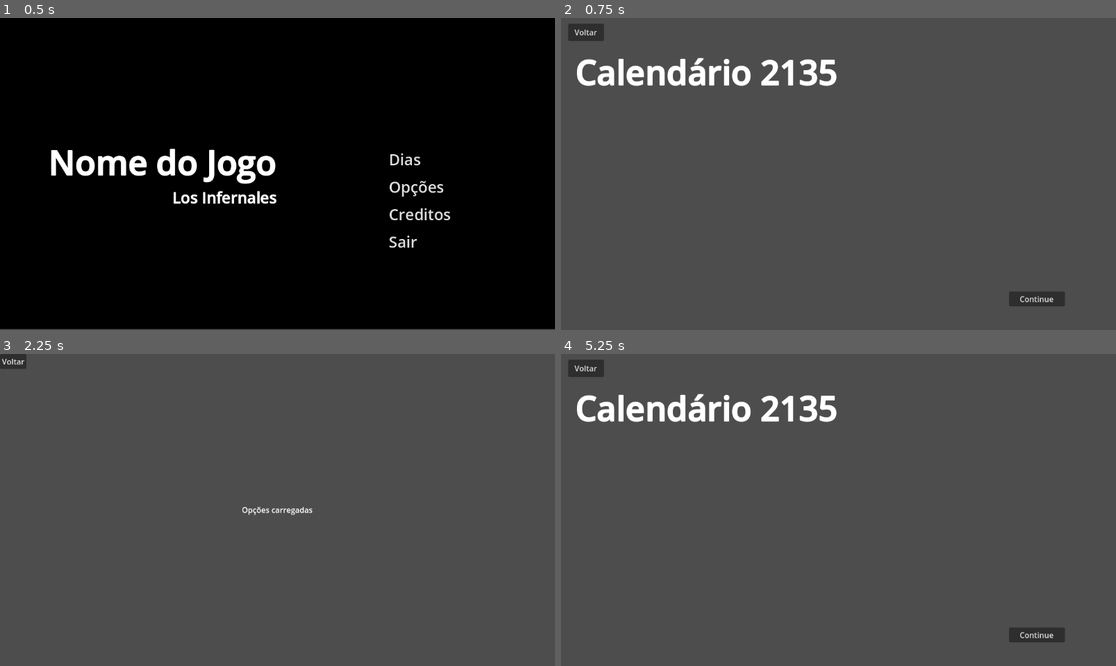
Above: before the commit, frames 1-4 (two rows, left to right).
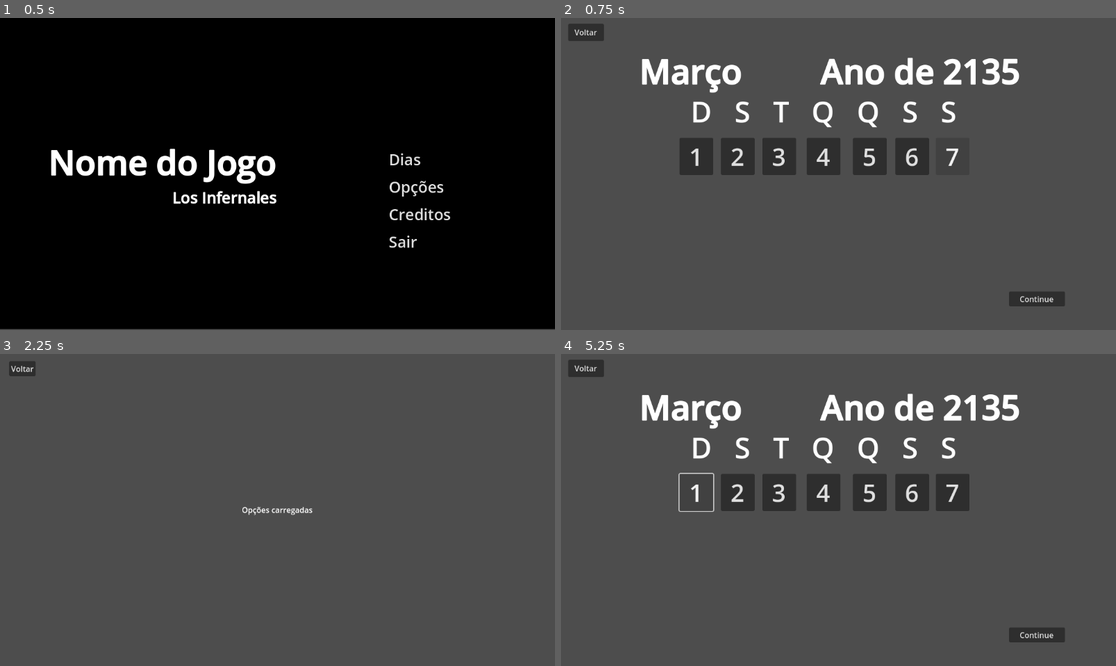
Above: after the commit, the same moments.

Repository: VitorTeixr/Projeto2
Game: Godot game, scene res://Interface/mainmenu.tscn
Same seed, same stepped clock (60 frames per second), same inputs: the game is played once before the commit and once after it. Video files are missing from this copy of the repository; at most half a second of black plays in their place.
Inputs (mouse positions are in pixels of both pictures, inside the frame that each line leads up to):
- Up to frame 1 (0.5 s): no input
- Up to frame 2 (0.75 s): click "Dias" at 0.5 s
- Up to frame 3 (2.25 s): click "Voltar" at 1.25 s; click "Opções" at 2 s
- Up to frame 4 (5.25 s): click "Voltar" at 2.75 s; click "Creditos" at 3.5 s; click "Dias" at 4.25 s; click (694, 491) at 5 s, where only the run after the commit has a clickable "1"

Frame 1 is identical in both runs. In frame 2, 8.4% of the frame differs, in the area x 2-83%, y 12-51%; in frame 3, 0.3%; in frame 4, 8.4%.

Commit message:
Calendario

Diff:
--- /dev/null
+++ b/Interface/control.tscn
@@ -0,0 +1,32 @@
+[gd_scene load_steps=2 format=3 uid="uid://vjinf60a0dx8"]
+
+[ext_resource type="Script" path="res://scripts/NotePad.gd" id="1_d5ksw"]
+
+[node name="Control" type="Control"]
+layout_mode = 3
+anchors_preset = 0
+offset_right = 40.0
+offset_bottom = 40.0
+script = ExtResource("1_d5ksw")
+
+[node name="TextEditor" type="TextEdit" parent="."]
+layout_mode = 0
+offset_right = 8.0
+offset_bottom = 8.0
+
+[node name="Save button" type="Button" parent="."]
+layout_mode = 0
+offset_left = 352.0
+offset_top = 186.0
+offset_right = 408.0
+offset_bottom = 217.0
+text = "Salvar
+"
+
+[node name="LoadButton" type="Button" parent="."]
+layout_mode = 0
+offset_left = 444.0
+offset_top = 185.0
+offset_right = 520.0
+offset_bottom = 216.0
+text = "Carregar"
--- a/Options.tscn
+++ b/Options.tscn
@@ -13,6 +13,8 @@
 vertical_alignment = 1
 
 [node name="voltar" type="Button" parent="." groups=["button"]]
-offset_right = 8.0
-offset_bottom = 8.0
+offset_left = 19.0
+offset_top = 15.0
+offset_right = 74.0
+offset_bottom = 46.0
 text = "Voltar"
--- a/level.tscn
+++ b/level.tscn
@@ -6,17 +6,36 @@
 font_size = 70
 outline_size = 5
 
+[sub_resource type="LabelSettings" id="LabelSettings_ib536"]
+font_size = 60
+
 [node name="Level" type="Node2D"]
 script = ExtResource("1_7tmkl")
 
-[node name="text" type="Label" parent="."]
+[node name="Calendario" type="Label" parent="."]
 custom_minimum_size = Vector2(2.945, 0.625)
-offset_left = 30.0
-offset_top = 64.0
-offset_right = 575.0
-offset_bottom = 160.0
-text = "Calendário 2135"
+anchors_preset = -1
+anchor_right = 0.5
+anchor_bottom = 0.5
+offset_left = 163.0
+offset_top = 62.0
+offset_right = 952.0
+offset_bottom = 158.0
+grow_horizontal = 2
+grow_vertical = 2
+size_flags_horizontal = 4
+text = "Março         Ano de 2135"
 label_settings = SubResource("LabelSettings_3r26w")
+horizontal_alignment = 1
+vertical_alignment = 1
+
+[node name="Semana" type="Label" parent="."]
+offset_left = 258.0
+offset_top = 129.0
+offset_right = 833.0
+offset_bottom = 259.0
+text = "D   S   T   Q   Q   S   S"
+label_settings = SubResource("LabelSettings_ib536")
 horizontal_alignment = 1
 vertical_alignment = 1
 
@@ -27,9 +46,72 @@
 offset_bottom = 48.0
 text = "Voltar"
 
-[node name="Button" type="Button" parent="."]
+[node name="Continue" type="Button" parent="."]
 offset_left = 930.0
 offset_top = 568.0
 offset_right = 1046.0
 offset_bottom = 599.0
 text = "Continue"
+
+[node name="Dia 1" type="Button" parent="."]
+offset_left = 246.0
+offset_top = 249.0
+offset_right = 316.0
+offset_bottom = 326.0
+theme_override_font_sizes/font_size = 50
+text = "1"
+
+[node name="Dia 2" type="Button" parent="."]
+offset_left = 332.0
+offset_top = 249.0
+offset_right = 402.0
+offset_bottom = 326.0
+theme_override_font_sizes/font_size = 50
+text = "2
+"
+
+[node name="Dia 3" type="Button" parent="."]
+offset_left = 418.0
+offset_top = 249.0
+offset_right = 488.0
+offset_bottom = 326.0
+theme_override_font_sizes/font_size = 50
+text = "3"
+
+[node name="Dia 4" type="Button" parent="."]
+offset_left = 510.0
+offset_top = 249.0
+offset_right = 580.0
+offset_bottom = 326.0
+theme_override_font_sizes/font_size = 50
+text = "4"
+
+[node name="Dia 5" type="Button" parent="."]
+offset_left = 606.0
+offset_top = 249.0
+offset_right = 676.0
+offset_bottom = 326.0
+theme_override_font_sizes/font_size = 50
+text = "5"
+
+[node name="Dia 6" type="Button" parent="."]
+offset_left = 694.0
+offset_top = 249.0
+offset_right = 764.0
+offset_bottom = 326.0
+theme_override_font_sizes/font_size = 50
+text = "6"
+
+[node name="Dia 7" type="Button" parent="."]
+offset_left = 778.0
+offset_top = 249.0
+offset_right = 848.0
+offset_bottom = 326.0
+theme_override_font_sizes/font_size = 50
+text = "7"
+
+[node name="TimeLabel" type="Label" parent="."]
+offset_left = 140.0
+offset_top = 418.0
+offset_right = 315.0
+offset_bottom = 488.0
Not shown: 1 places in level.tscn that only renumber resources
